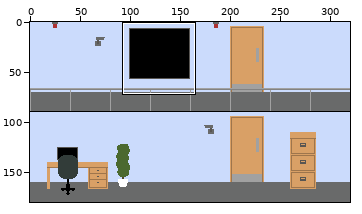
File history of a pixel-art file, raw/ase/game_bg.ase. The picture above shows the old version from afar; the outline marks the close-up.
Close-up. Before the edit:
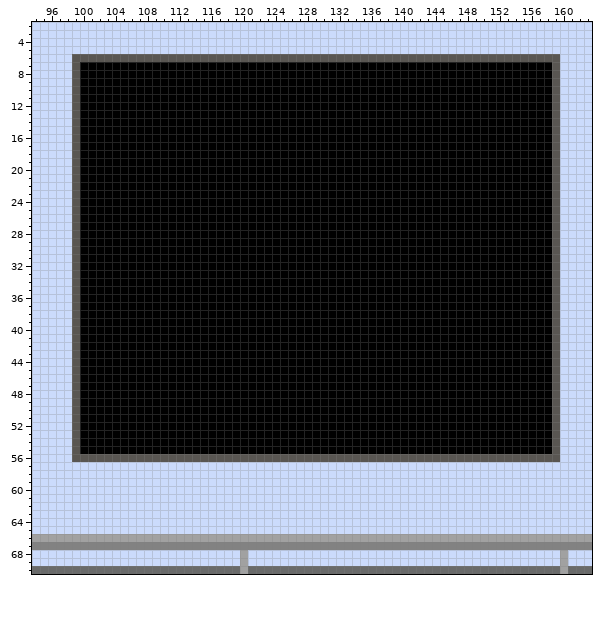
320x180 pixels, 1 frame. Shown: x 94..163, y 2..70. The commit also changed other parts of the picture, which this record leaves out.
After:
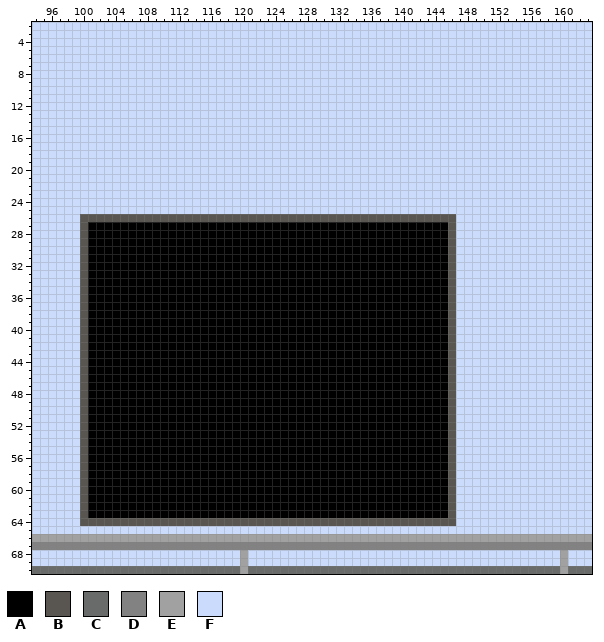
Palette (. is transparent): A #000000  B #595652  C #696a6a  D #828282  E #a1a1a1  F #cbdbfc
Changes in this commit:
Layer "screen":
y 6: x 99..159 BBBBBBBBBBBBBBBBBBBBBBBBBBBBBBBBBBBBBBBBBBBBBBBBBBBBBBBBBBBBB -> FFFFFFFFFFFFFFFFFFFFFFFFFFFFFFFFFFFFFFFFFFFFFFFFFFFFFFFFFFFFF
y 7..25: x 99..159 BAAAAAAAAAAAAAAAAAAAAAAAAAAAAAAAAAAAAAAAAAAAAAAAAAAAAAAAAAAAB -> FFFFFFFFFFFFFFFFFFFFFFFFFFFFFFFFFFFFFFFFFFFFFFFFFFFFFFFFFFFFF
y 26: x 99..159 BAAAAAAAAAAAAAAAAAAAAAAAAAAAAAAAAAAAAAAAAAAAAAAAAAAAAAAAAAAAB -> FBBBBBBBBBBBBBBBBBBBBBBBBBBBBBBBBBBBBBBBBBBBBBBBFFFFFFFFFFFFF
y 27..55: x 99..100 BA -> FB; x 146..159 AAAAAAAAAAAAAB -> BFFFFFFFFFFFFF
y 56: x 99 B -> F; x 101..145 BBBBBBBBBBBBBBBBBBBBBBBBBBBBBBBBBBBBBBBBBBBBB -> AAAAAAAAAAAAAAAAAAAAAAAAAAAAAAAAAAAAAAAAAAAAA; x 147..159 BBBBBBBBBBBBB -> FFFFFFFFFFFFF
y 57..63: x 100..146 FFFFFFFFFFFFFFFFFFFFFFFFFFFFFFFFFFFFFFFFFFFFFFF -> BAAAAAAAAAAAAAAAAAAAAAAAAAAAAAAAAAAAAAAAAAAAAAB
y 64: x 100..146 FFFFFFFFFFFFFFFFFFFFFFFFFFFFFFFFFFFFFFFFFFFFFFF -> BBBBBBBBBBBBBBBBBBBBBBBBBBBBBBBBBBBBBBBBBBBBBBB
